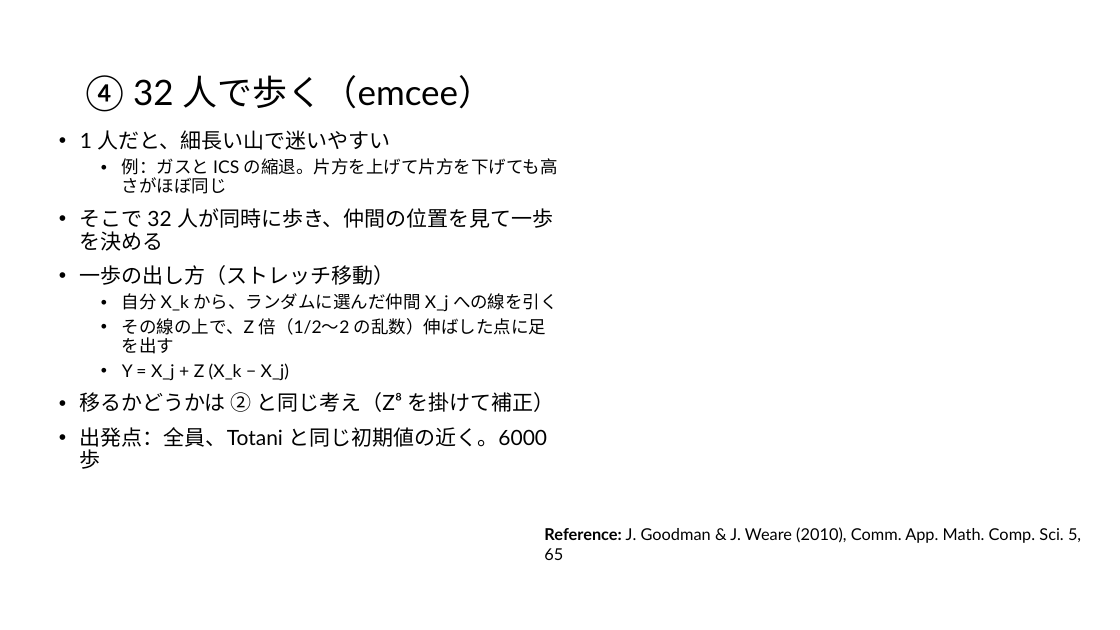
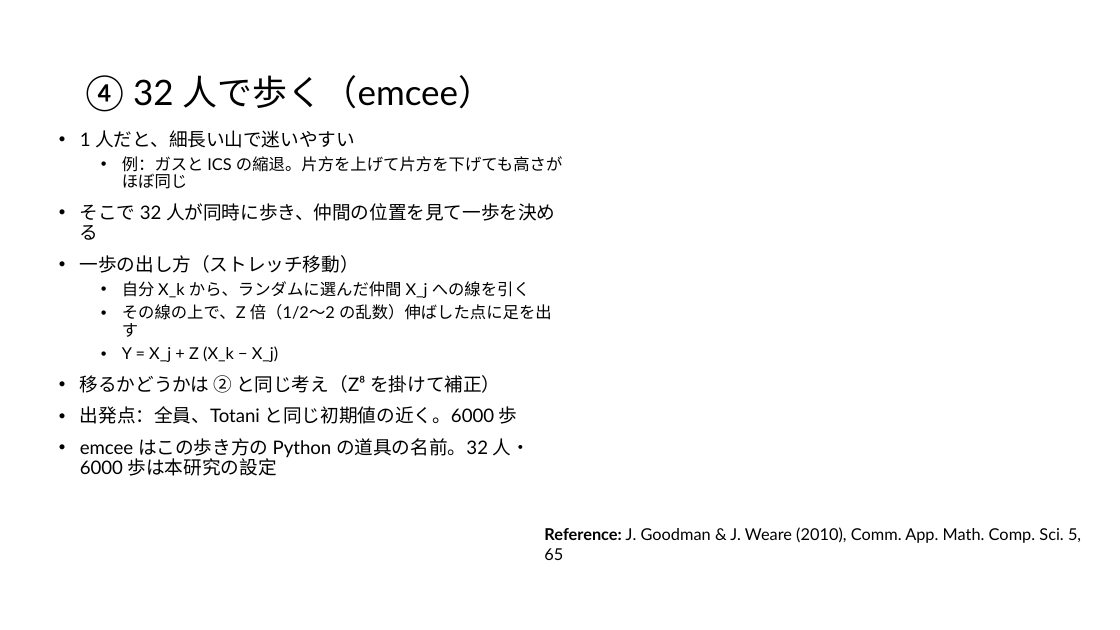
Before and after one commit to Mikann20041029/darkmatter-slides, a slide deck: slide 22 of slides/2026-10-02_研究進捗報告_claude.pptx (slide 20 before the commit). Drawn at 1120x630 pixels with LibreOffice and Linux fonts; fonts in the diff are those of the drawing. Boxes give left, top, right and bottom in pixels: in the first picture for what was removed or moved away, otherwise in the second. Text is boxed around its words. In the diff, an @@ line names an element or a change of style, - is before the commit and + after.

```diff
--- a/slides/2026-10-02_研究進捗報告_claude.pptx
+++ b/slides/2026-10-02_研究進捗報告_claude.pptx
@@ text at <box>80,130,562,424</box>: size 18 to 16 pt in "1 人だと、細長い山で迷いやすい", "そこで 32 人が同時に歩き、仲間の位置を見て一歩を決める", "一歩の出し方（ストレッチ移動）", "移るかどうかは ② と同じ考え（Z⁸ を掛けて補正）" and 1 more places; size 15 to 14 pt in "例：ガスと ICS の縮退。片方を上げて片方を下げても高さがほぼ同じ", "自分 X_k から、ランダムに選んだ仲間 X_j への線を引く", "その線の上で、Z 倍（1/2〜2 の乱数）伸ばした点に足を出す", "Y = X_j + Z (X_k − ..." @@
@@ text at <box>80,438,530,476</box>: paragraph added @@
+• emcee はこの歩き方の Python の道具の名前。32 人・6000 歩は本研究の設定
```
Also in this commit, not shown: 6 other slides changed, 2 slides added, 1 slide removed, 1 other file.
